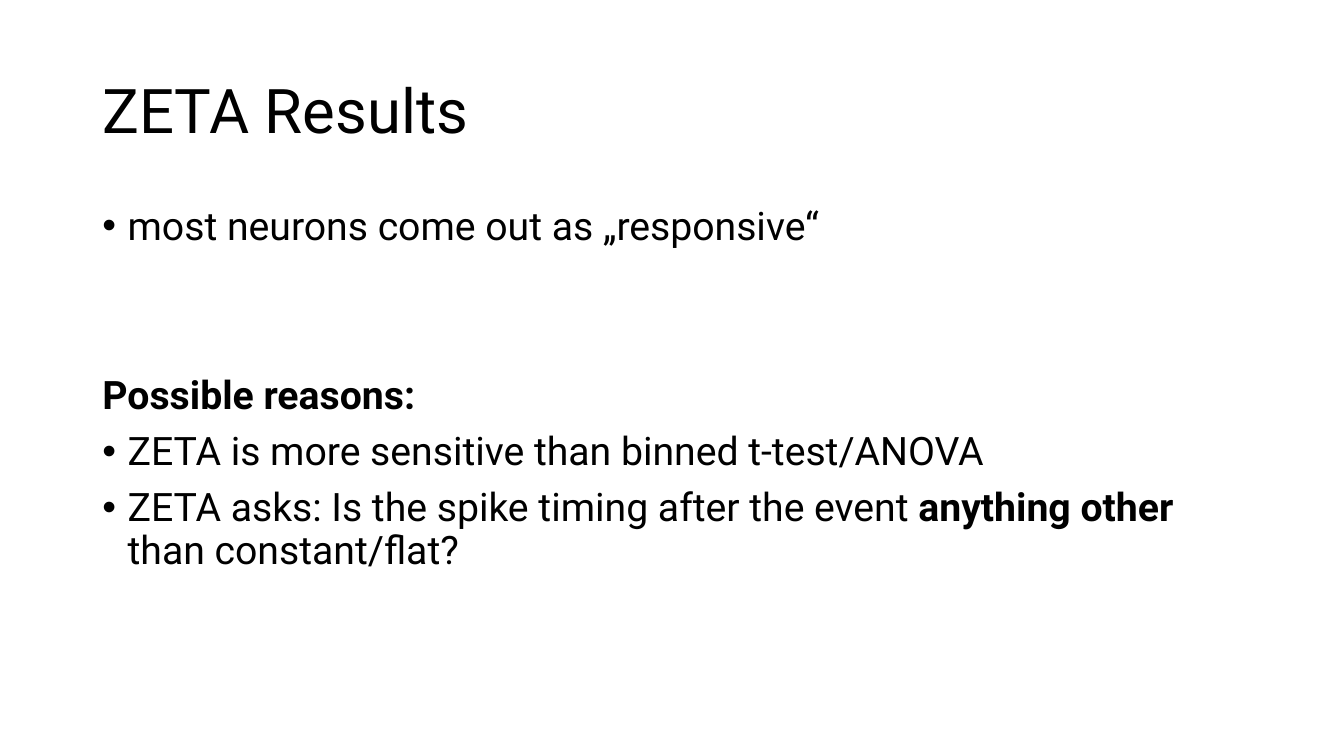
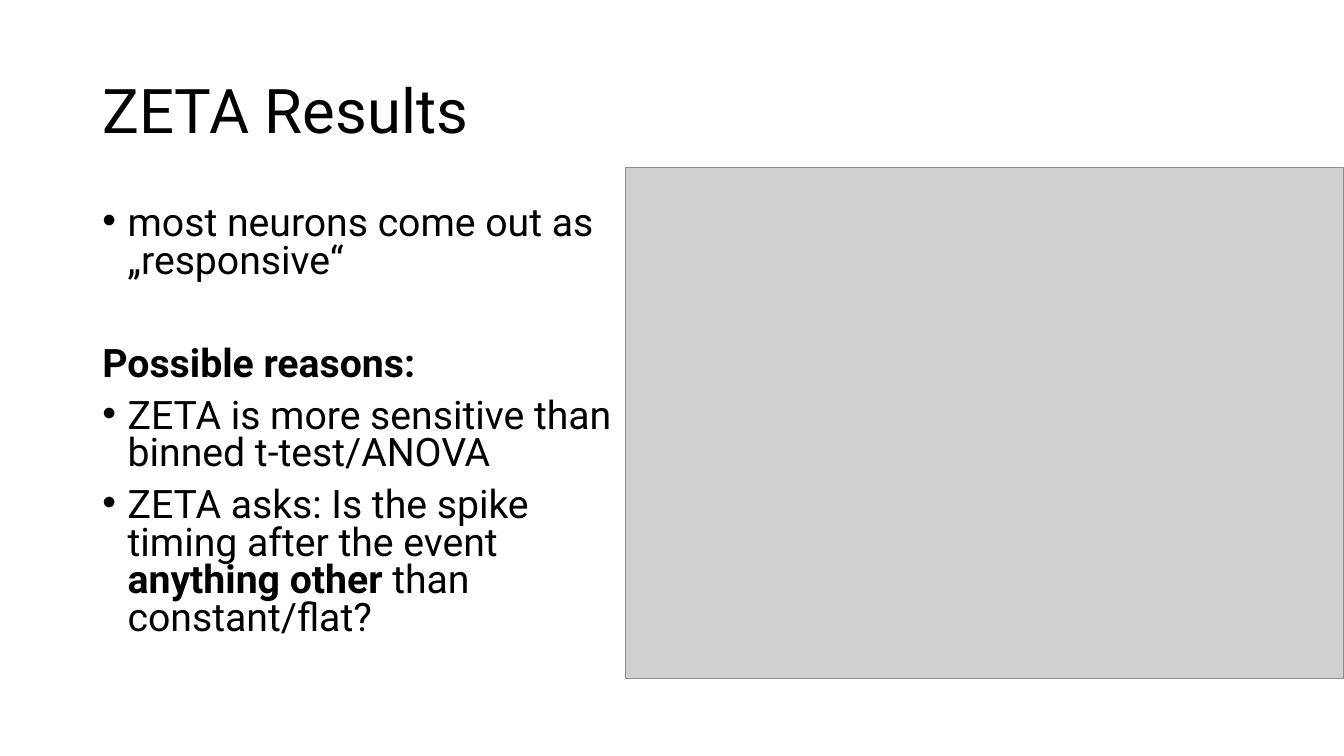
Before and after one commit to trNk27/Human_Data_Exploration, a slide deck: slide 18 of presentation/Prototype.pptx (slide 17 before the commit). Drawn at 1344x756 pixels with LibreOffice and Linux fonts; fonts in the diff are those of the drawing; grey boxes stand for pictures; background and template pictures are left out. Boxes give left, top, right and bottom in pixels: in the first picture for what was removed or moved away, otherwise in the second. Text is boxed around its words. In the diff, an @@ line names an element or a change of style, - is before the commit and + after.

```diff
--- a/presentation/Prototype.pptx
+++ b/presentation/Prototype.pptx
@@ picture added at (625, 167, 1344, 679) @@
@@ text "most neurons come out as ..." at (102, 210, 611, 634): line spacing 0.9 to 0.8 @@
```
Also in this commit, not shown: 9 other slides changed, 5 slides added, 4 slides removed, 17 other files.
